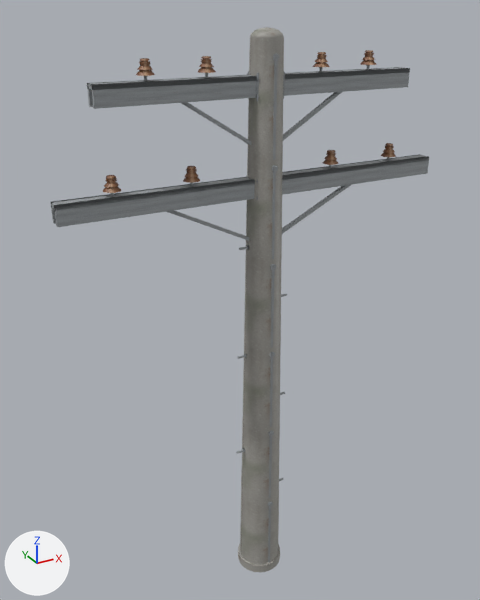
Before and after pictures for a commit that changed the OBJ model src/main/resources/assets/renewables/models/utility_pole/utility_pole.obj.
Before and after are seen from a 50 mm lens placed at (-3.34, -5.58, 6.43), pointed at (-0.13, 0.26, 3.51). Lighting does not change. The marker at lower left points along +X, +Y and +Z. The picture after the commit comes second. Where no turn or scale is listed for an object, it has been applied to the vertices.

Names of what the first picture shows: 'arm_lower', 'arm_upper', 'earth', 'shaft' and 8 more.
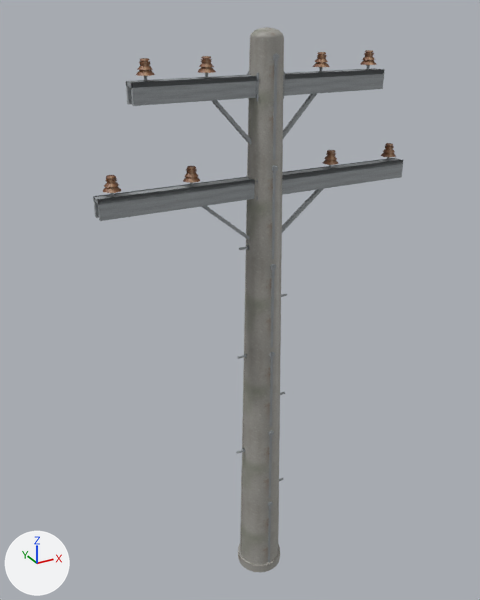
What differs and where, as boxes (x1, y1, x2, y2) in the pictures (480 x 600 px; the box of a moved part takes in the faces that stretch with it):
'arm_lower', reshaped (18% narrower)
    before: (51, 154, 429, 241)
    after: (93, 158, 403, 240)
'arm_upper', reshaped (20% narrower)
    before: (87, 67, 410, 145)
    after: (126, 68, 384, 144)
part 1 of me_arm_lower, moved or reshaped
    before: (51, 154, 429, 227)
    after: (93, 158, 403, 221)
part 2 of me_arm_lower, moved or reshaped
    before: (167, 210, 249, 241)
    after: (201, 206, 250, 240)
part 3 of me_arm_lower, moved or reshaped
    before: (282, 185, 351, 234)
    after: (282, 189, 323, 232)
part 4 of me_arm_upper, moved or reshaped
    before: (87, 67, 410, 109)
    after: (126, 68, 384, 106)
part 5 of me_arm_upper, moved or reshaped
    before: (181, 102, 251, 145)
    after: (212, 100, 251, 144)
part 6 of me_arm_upper, moved or reshaped
    before: (283, 92, 342, 140)
    after: (283, 93, 317, 139)

The change, as a list of edits to the scene's bpy script:
```text
Change me_arm_lower:
    used by ob_arm_lower; location = (0.0, 0.0, 0.0)
    remove me_arm_lower.from_pydata(...)  # 268 vertices, 220 faces; spans x -2.09..2.09, y -0.11..0.11, z 4.27..4.94
    add me_arm_lower.from_pydata(...)  # 268 vertices, 220 faces; spans x -1.71..1.71, y -0.11..0.11, z 4.27..4.94
    me_arm_lower part 1: the loose piece of 20 vertices spanning x -2.09..2.09, y -0.07..0.08, z 4.72..4.91 is scaled about its middle by (0.82, 1, 1)
    me_arm_lower part 2
    me_arm_lower.vertices[254].co: (-1.09, -0.02, 4.71) -> (-0.9, -0.02, 4.86)
    me_arm_lower.vertices[255].co: (-1.09, 0.02, 4.71) -> (-0.9, 0.02, 4.86)
    me_arm_lower.vertices[257].co: (-1.08, 0.02, 4.74) -> (-0.88, 0.02, 4.88)
    me_arm_lower.vertices[258].co: (-1.08, -0.02, 4.74) -> (-0.88, -0.02, 4.88)
    me_arm_lower part 3
    me_arm_lower.vertices[262].co: (1.09, 0.02, 4.71) -> (0.9, 0.02, 4.86)
    me_arm_lower.vertices[263].co: (1.09, -0.02, 4.71) -> (0.9, -0.02, 4.86)  # pixel (353, 183) -> not seen
    me_arm_lower.vertices[265].co: (1.08, -0.02, 4.74) -> (0.88, -0.02, 4.88)
    me_arm_lower.vertices[266].co: (1.08, 0.02, 4.74) -> (0.88, 0.02, 4.88)
Change me_arm_upper:
    used by ob_arm_upper; location = (0.0, 0.0, 0.0)
    remove me_arm_upper.from_pydata(...)  # 268 vertices, 220 faces; spans x -1.68..1.68, y -0.11..0.11, z 5.22..5.89
    add me_arm_upper.from_pydata(...)  # 268 vertices, 220 faces; spans x -1.34..1.34, y -0.11..0.11, z 5.22..5.89
    me_arm_upper part 4: the loose piece of 20 vertices spanning x -1.68..1.68, y -0.07..0.08, z 5.67..5.86 is scaled about its middle by (0.799, 1, 1)
    me_arm_upper part 5
    me_arm_upper.vertices[254].co: (-0.88, -0.02, 5.66) -> (-0.71, -0.02, 5.81)  # pixel (181, 102) -> not seen
    me_arm_upper.vertices[255].co: (-0.88, 0.02, 5.66) -> (-0.71, 0.02, 5.81)
    me_arm_upper.vertices[257].co: (-0.86, 0.02, 5.69) -> (-0.69, 0.02, 5.83)
    me_arm_upper.vertices[258].co: (-0.86, -0.02, 5.69) -> (-0.69, -0.02, 5.83)
    me_arm_upper part 6
    me_arm_upper.vertices[262].co: (0.88, 0.02, 5.66) -> (0.71, 0.02, 5.81)
    me_arm_upper.vertices[263].co: (0.88, -0.02, 5.66) -> (0.71, -0.02, 5.81)  # pixel (343, 91) -> not seen
    me_arm_upper.vertices[265].co: (0.86, -0.02, 5.69) -> (0.69, -0.02, 5.83)
    me_arm_upper.vertices[266].co: (0.86, 0.02, 5.69) -> (0.69, 0.02, 5.83)
```
